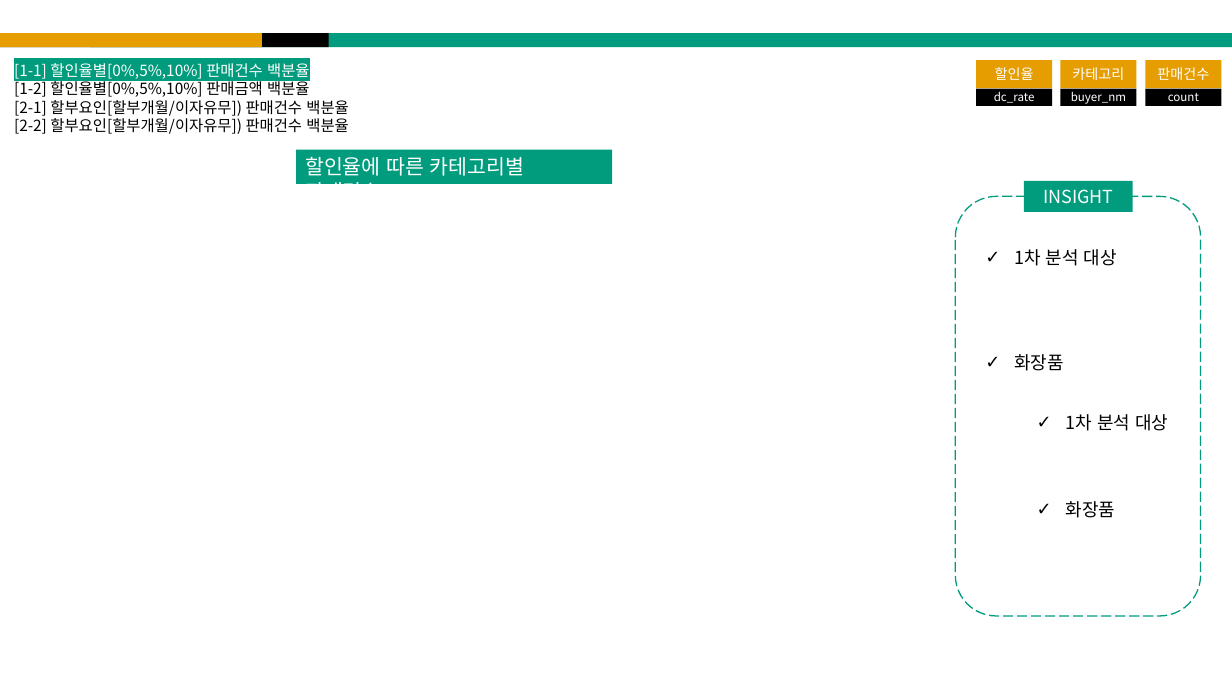
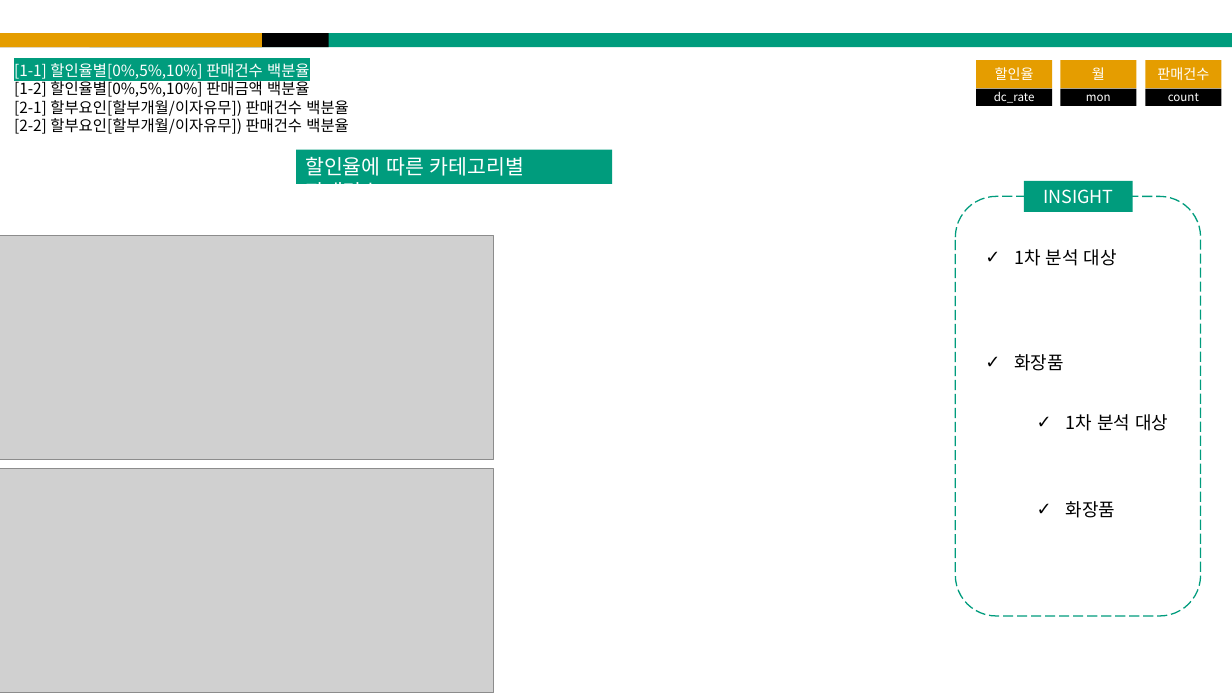
Before and after one commit to horaeng1/Asiae_AI, a slide deck: slide 27 of 1_Code/4_kim/R/BA_Project.pptx. Drawn at 1232x693 pixels with LibreOffice and Linux fonts; fonts in the diff are those of the drawing; grey boxes stand for pictures. Boxes give left, top, right and bottom in pixels: in the first picture for what was removed or moved away, otherwise in the second. Text is boxed around its words. In the diff, an @@ line names an element or a change of style, - is before the commit and + after.

```diff
--- a/1_Code/4_kim/R/BA_Project.pptx
+++ b/1_Code/4_kim/R/BA_Project.pptx
@@ text in rectangle at bbox=[1092, 67, 1105, 80]: text changed @@
-카테고리
+월
@@ text in rectangle at bbox=[1086, 94, 1111, 101]: text changed @@
-buyer_nm
+mon
@@ picture added at bbox=[0, 236, 494, 460] @@
@@ picture added at bbox=[0, 469, 494, 693] @@
```
Also in this commit, not shown: 9 other slides changed, 11 slides added, 3 slides removed, 2 other files.
